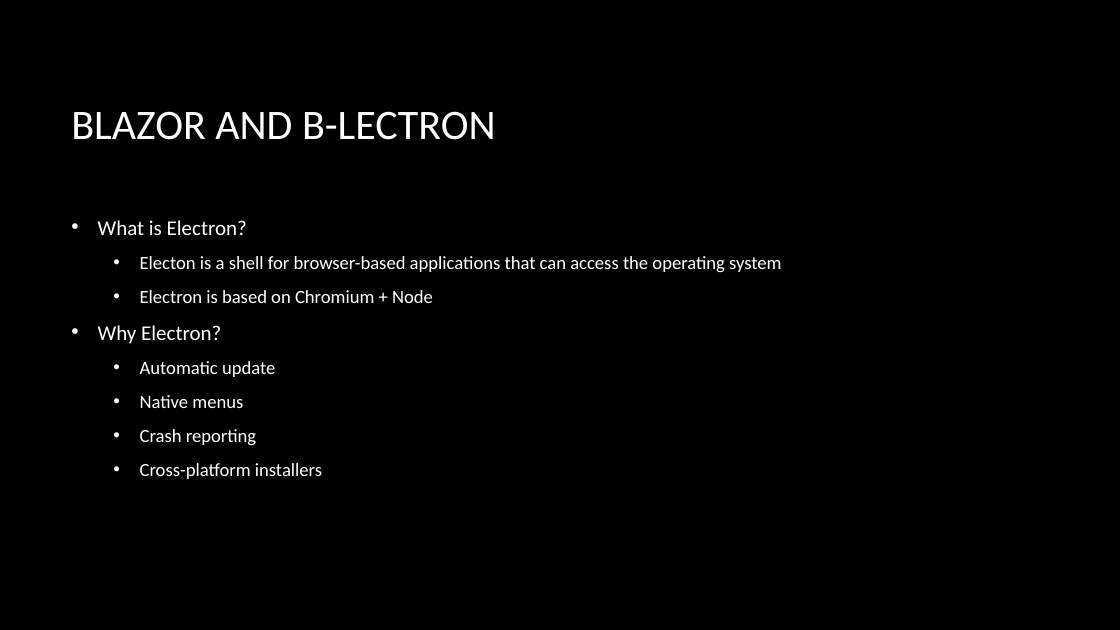
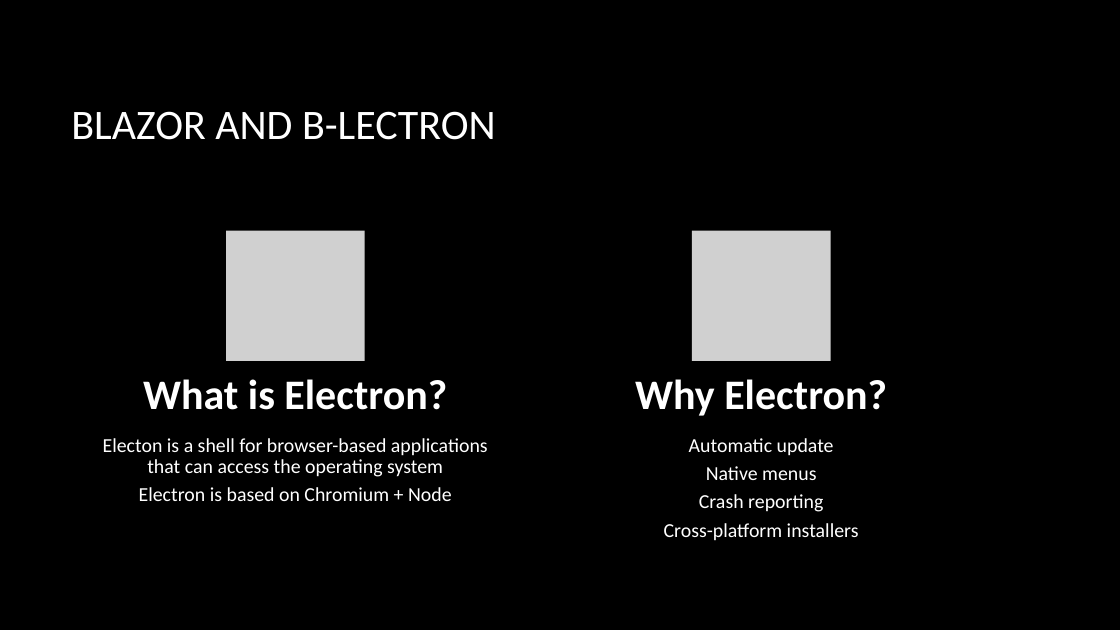
Before and after one commit to rynowak/Presentations, a slide deck: slide 35 of 2019/NDCSyndey/slides.pptx (slide 31 before the commit). Drawn at 1120x630 pixels with LibreOffice and Linux fonts; fonts in the diff are those of the drawing; grey boxes stand for pictures; background and template pictures are left out. Boxes give left, top, right and bottom in pixels: in the first picture for what was removed or moved away, otherwise in the second. Text is boxed around its words. In the diff, an @@ line names an element or a change of style, - is before the commit and + after.

Commit message:
updates

```diff
--- a/2019/NDCSyndey/slides.pptx
+++ b/2019/NDCSyndey/slides.pptx
@@ text removed at box(98, 220, 781, 479) @@
-• What is Electron?
-  • Electon is a shell for browser-based applications that can access the operating system
-  • Electron is based on Chromium + Node
-• Why Electron?
-  • Automatic update
-  • Native menus
-  • Crash reporting
-  • Cross-platform installers
@@ group added at box(103, 231, 887, 541): 4 texts, 2 pictures @@
+What is Electron?
+Electon is a shell for browser-based applications that can access the operating system
+Electron is based on Chromium + Node
+Why Electron?
+Automatic update
+Native menus
+Crash reporting
+Cross-platform installers
```
Also in this commit, not shown: 11 other slides changed, 5 slides added.
